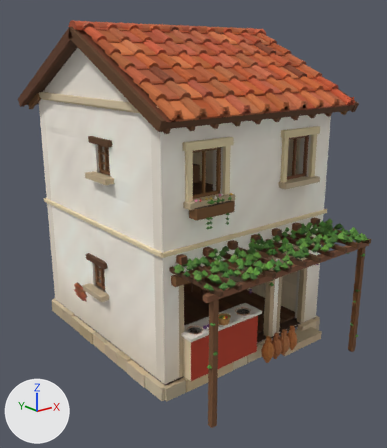
The glTF model godot/assets/kit/houses/shop_wineshop.glb, before and after one commit.
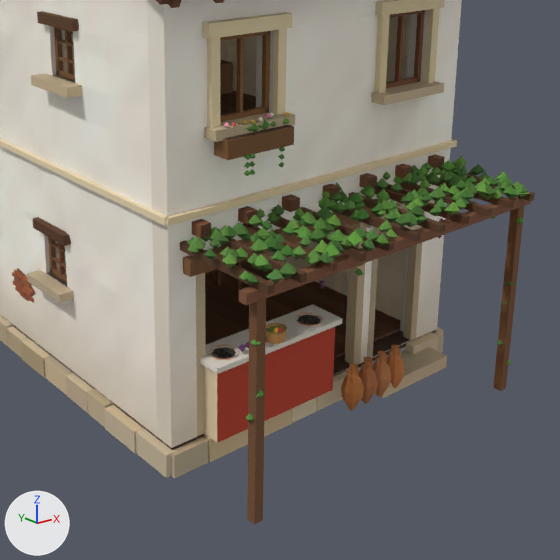
Each version appears first whole from a 50 mm lens placed at (-5.93, -7.81, 5.06), pointed at (-0.09, -0.52, 2.14), and next in a close-up on the part from 17% to 100% of the width and 29% to 100% of the height. Arrows for +X, +Y and +Z are at lower left; the lights stay in place. The last two pictures show the newer version. Vertices at exactly the same position are counted once.

The first close-up shows 'House', 'Rooms', 'Walls'.
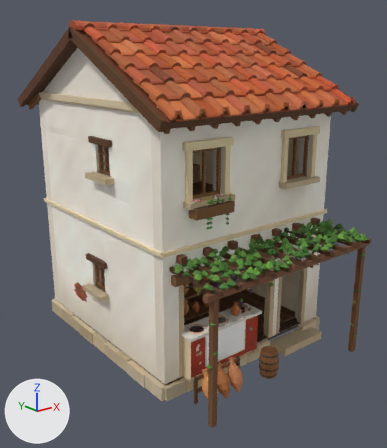
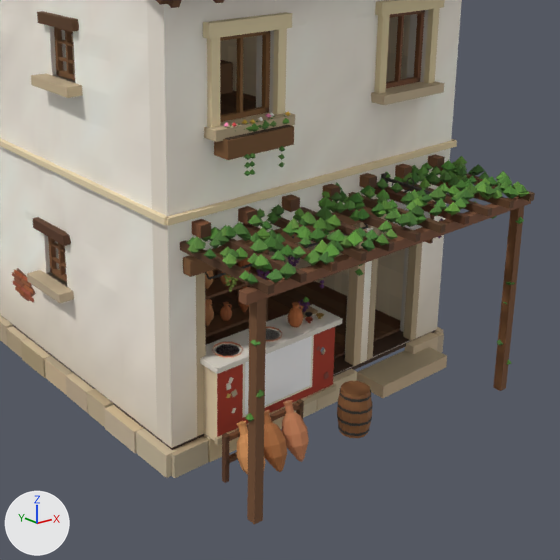
Boxes [x1, y1, x2, y2] around the edits, measured in the close-ups (560 x 560 px; the box of a moved part takes in the faces that stretch with it):
part 1 of me_house, added
    after: [215, 383, 337, 445]
part 2 of me_house, added
    after: [242, 335, 314, 418]
part 3 of me_house, moved or reshaped
    before: [347, 370, 351, 379]
    after: [324, 371, 329, 379]
part 4 of me_house, added
    after: [209, 226, 368, 280]
part 5 of me_house, deleted
    before: [238, 203, 425, 411]
part 6 of me_house, built on
    before: [209, 184, 425, 360]
    after: [205, 173, 435, 483]
part 7 of me_house, added (brown)
    after: [205, 252, 269, 337]
part 8 of me_house, recoloured
    both: [217, 334, 334, 437]
part 9 of me_house, edited (looks the same)
    both: [2, 0, 535, 525]

The change, as a list of edits to the scene's bpy script:
```text
Add mat_civwood:
    mat_civwood = bpy.data.materials.new('CivWood')
    # uses the picture img_civ_white
Add mat_civsign:
    mat_civsign = bpy.data.materials.new('CivSign')
    # uses the picture img_civ_white
Change me_house:
    used by ob_house; location = (0.0, 0.0, 0.0)
    remove me_house.from_pydata(...)  # 8290 vertices, 11326 faces; spans x -2.05..2.06, y -3.06..2.36, z -0.02..5.56
    add me_house.from_pydata(...)  # 11489 vertices, 16826 faces; spans x -2.05..2.06, y -3.06..2.36, z -0.02..5.56
    me_house part 1: a new loose piece, a box spanning x -1.46..0.012, y -2.17..-2.13, z 0.24..0.3, in mat_civkit
    me_house part 2: a new loose piece, a box spanning x -1.154..-0.294, y -2.145..-2.139, z 0.3834..0.9734, in mat_civkit
    me_house part 3: the loose piece of 8 vertices spanning x 0.08..0.1, y -2.26..-2.24, z 0.38..0.46 is scaled about its middle by (2.7, 0.24, 0.797), then moved by (-0.2, 0.11, 0.02)
    me_house part 4: a new loose piece, a box spanning x -1.44..0.5, y -2.038..-2.022, z 1.772..1.788, in mat_civkit
    me_house part 5: 21 loose pieces with 416 vertices, spanning x -1.17..0.91, y -2.43..-2.01, z 0.0..2.09, are deleted
    me_house part 6: 14 vertices moved from x -0.87..-0.61, y -2.13..-1.89, z 0.99..1.02 to x -0.84..-0.62, y -2.09..-1.89, z 0.99..1.01; 112 vertices removed from x -1.39..0.78, y -2.45..-1.89, z 0.99..2.16; 2210 vertices added at x -1.54..0.81, y -2.67..-1.79, z 0.0..2.29
    me_house part 7: 1213 vertices added at x -1.42..-0.05, y -1.22..-0.96, z 0.24..1.82
    me_house part 8: 15 kept faces spanning x -1.44..-0.01, y -2.14..-1.89, z 0.24..1.01 get new vertex colours; the middle colour goes from orange #ca7e45 to dark red #3a1a2a
    me_house part 9: 1176 faces spanning x -1.89..2.02, y -3.05..2.23, z 0.0..4.42 switch from mat_civkit to mat_civwood
    other edits to the shape of me_house do not show in these pictures
    add me_house.materials.append(mat_civsign)
```
